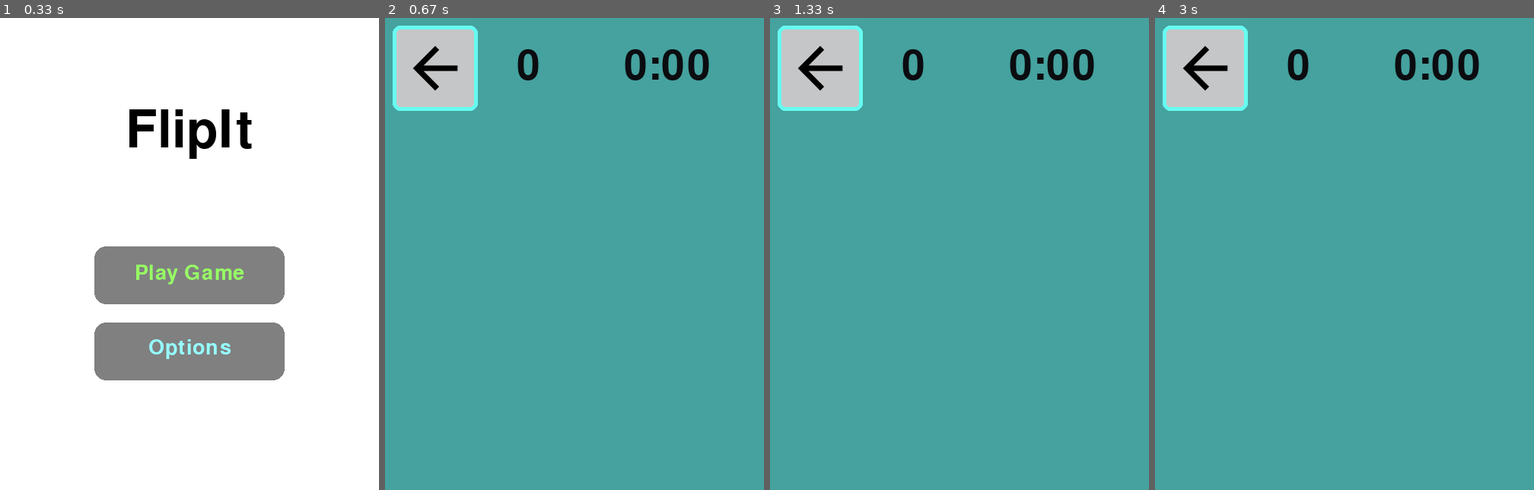
Above: before the commit, frames 1-4 (left to right).
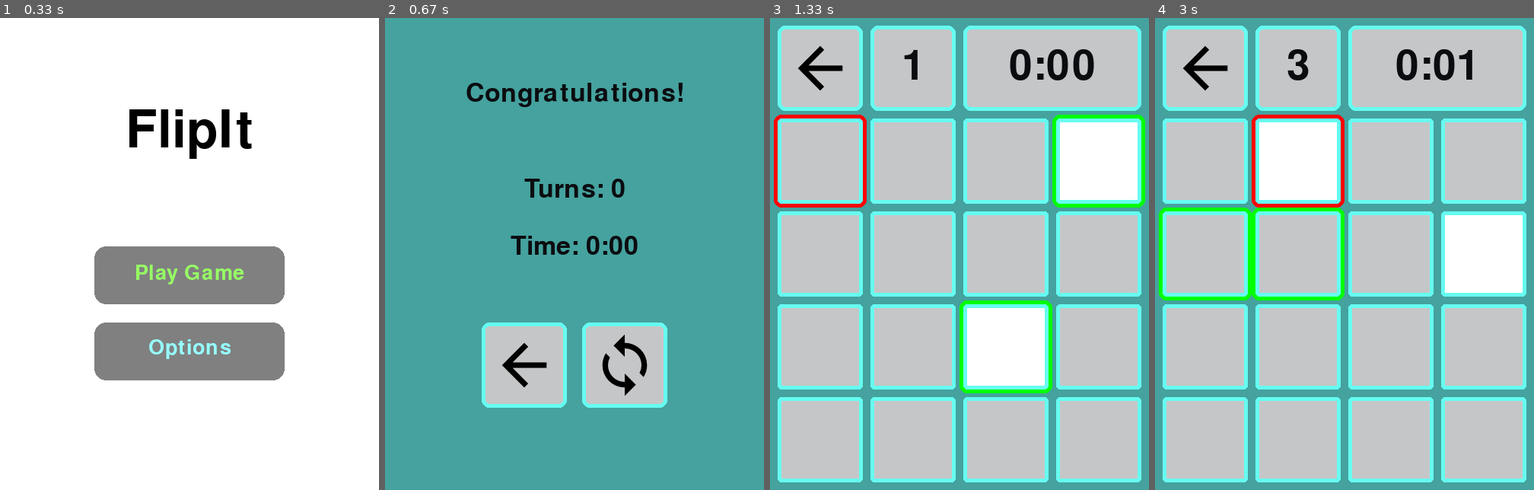
Above: after the commit, the same moments.

Repository: 03kkim/FlipIt
Game: pygame game, started from main.py
Same seed, same stepped clock (60 frames per second), same inputs: the game is played once before the commit and once after it.
Inputs (mouse positions are in pixels of both pictures, inside the frame that each line leads up to):
- Up to frame 1 (0.33 s): no input
- Up to frame 2 (0.67 s): click (574, 254) at 0.38 s
- Up to frame 3 (1.33 s): click (997, 357) at 0.72 s; click (842, 183) at 1.05 s
- Up to frame 4 (3 s): click (1245, 79) at 1.38 s; click (1344, 277) at 1.72 s, where only the run after the commit has a clickable "Play Game"; click (1325, 376) at 2.05 s; click (1333, 173) at 2.38 s; click (1291, 154) at 2.72 s

Frame 1 is identical in both runs. In frame 2, 15% of the frame differs, in the area x 2-86%, y 1-83%; in frame 3, 79%; in frame 4, 79%, in the area x 1-98%, y 1-99%.

Commit message:
Complete win page and basic game functionality

Diff:
--- a/main.py
+++ b/main.py
@@ -214,8 +214,7 @@
                         pygame.draw.rect(screen, highlight1, (margin + column * (margin + width) - 5, (margin + row * (margin + height) + offset) - 5, width + 10, height + 10), 5, border_radius=10)
                     if board.is_highlighted[board.coords_to_id(row, column)] == 3:
                         pygame.draw.rect(screen, highlight2, (margin + column * (margin + width) - 5, (margin + row * (margin + height) + offset) - 5, width + 10, height + 10), 5, border_radius=10)
-            # --- Go ahead and update the screen with what we've drawn.
-            pygame.display.flip()
+
 
             #Stopwatch functionality
             if (frames == 59):
@@ -228,27 +227,60 @@
             else:
                 frames += 1
 
+        # Win Page
         elif (board.has_won() == True):
-            screen.fill(c1)
+            # Stopwatch
             if (minutes < 10):
                 if (seconds < 10):
                     stopwatch = str(minutes) + ":" + "0" + str(seconds)
                 else:
                     stopwatch = str(minutes) + ":" + str(seconds)
-
-
-            pygame.draw.rect(screen, c3, (10, 10, width, height), border_radius=10)
-            pygame.draw.rect(screen, c2, (10, 10, width, height), 5, border_radius=10)
-
+            # --- Main event loop
+
+            for event in pygame.event.get():
+                if event.type == pygame.QUIT:
+                    done = True
+                elif event.type == pygame.MOUSEBUTTONDOWN:
+                    # User clicks the mouse. Get the position
+                    pos = pygame.mouse.get_pos()
+                    print(pos)
+                    if (pos[0] >= 127 and pos[0] <= 239) and (pos[1] >= 400 and pos[1] <= 512):
+                        done = True
+                        main_menu()
+                    elif (pos[0] >= 259 and pos[0] <= 371) and (pos[1] >= 400 and pos[1] <= 512):
+                        board.clear_board()
+                        turn = 0
+                        minutes = 0
+                        seconds = 0
+                        frames = 0
+
+            screen.fill(c1)
+
+            back_box_x = 249 - 112 - 10
+            back_box_y = 400
+            retry_box_x = 249 + 10
+            retry_box_y = 400
+
+            pygame.draw.rect(screen, c3, (back_box_x, back_box_y, width, height), border_radius=10)
+            pygame.draw.rect(screen, c2, (back_box_x, back_box_y, width, height), 5, border_radius=10)
             back_arrow = pygame.image.load("./sprites/back_arrow.svg")
-            arrow_rect = back_arrow.get_rect()
-            screen.blit(back_arrow, (22, 22), arrow_rect)
-
-            turn_font = pygame.font.SysFont("Montserrat", 80)
-            draw_text(str(turn), turn_font, c5, 188, 64)
-
-            time_font = pygame.font.SysFont("Montserrat", 80)
-            draw_text(stopwatch, time_font, c5, 371, 64)
+            back_rect = back_arrow.get_rect()
+            screen.blit(back_arrow, (back_box_x + 12, back_box_y + 12), back_rect)
+
+            pygame.draw.rect(screen, c3, (retry_box_x, retry_box_y, width, height), border_radius=10)
+            pygame.draw.rect(screen, c2, (retry_box_x, retry_box_y, width, height), 5, border_radius=10)
+            retry_arrow = pygame.image.load("./sprites/retry.svg")
+            retry_rect = retry_arrow.get_rect()
+            screen.blit(retry_arrow, (retry_box_x + 12, retry_box_y + 12), retry_rect)
+
+            win_font = pygame.font.SysFont("Montserrat", 50)
+            draw_text("Congratulations!", win_font, c5, 249, 100)
+            draw_text("Turns: " + str(turn), win_font, c5, 249, 225)
+            draw_text("Time: " + stopwatch, win_font, c5, 249, 300)
+
+
+        # --- Go ahead and update the screen with what we've drawn.
+        pygame.display.flip()
         # --- Limit to 60 frames per second
         clock.tick(60)
 
Binary file removed: sprites/litSquare.png
Not shown, added: sprites/retry.svg
Binary file removed: sprites/unlitSquare.png
